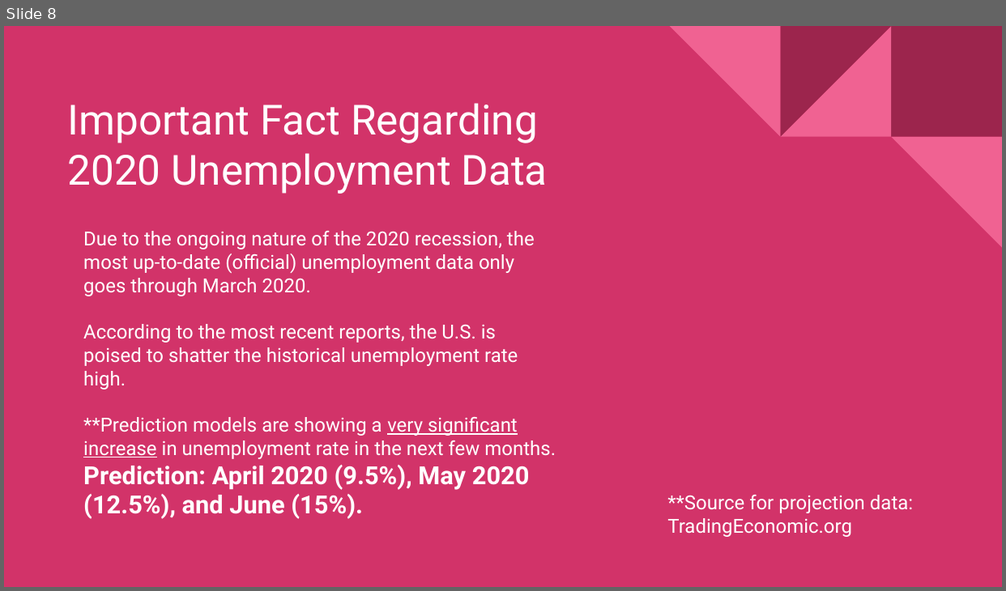
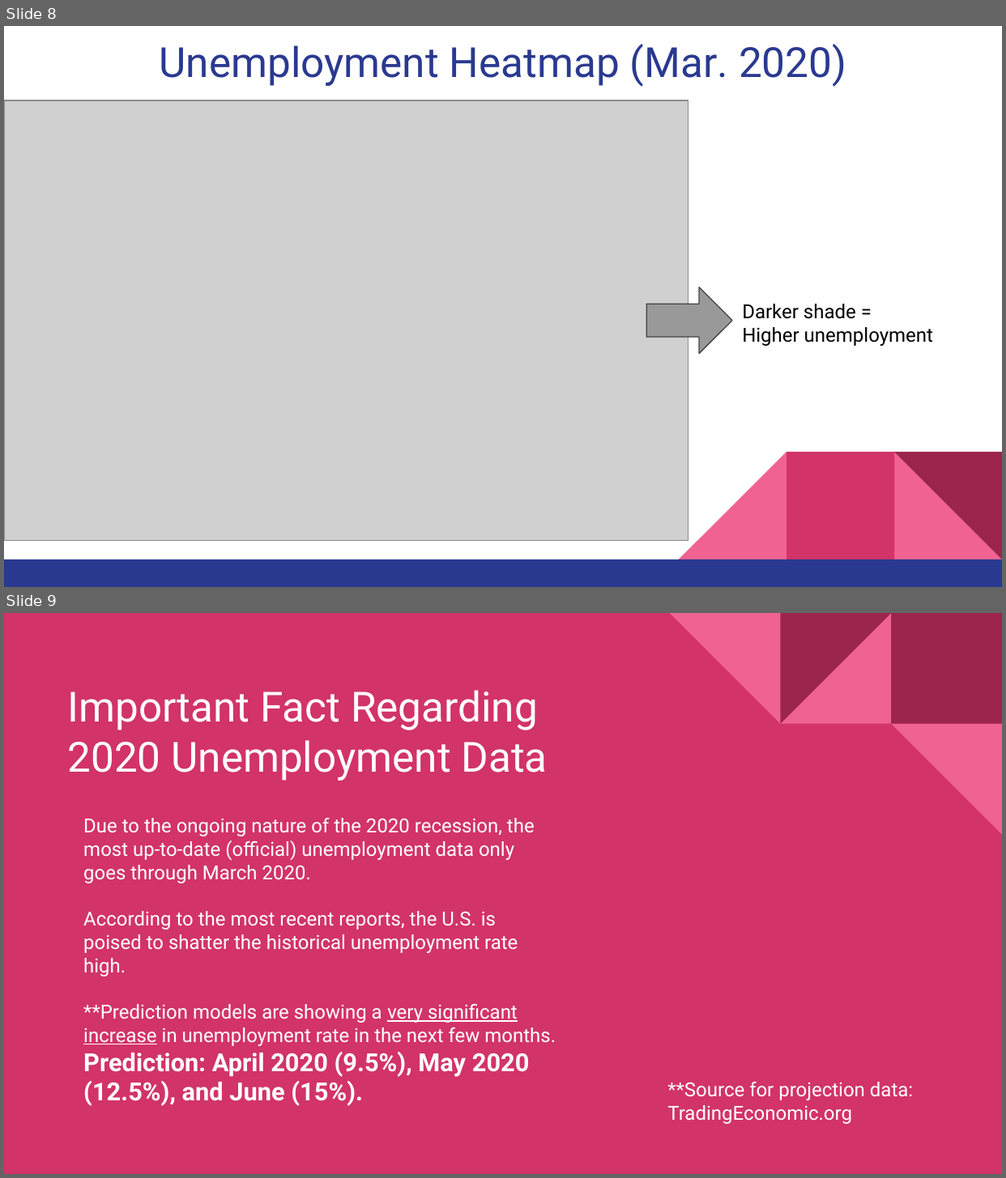
Before and after one commit to NachoKingP/Project1-2020, a slide deck: Project1_Presentation_Finalized.pptx. Shown one above the other, each under a label of ours: slide 8 before the commit, slides 8 and 9 after it. The pictures are 1006x591 and 1006x1178 pixels, drawn with LibreOffice and Linux fonts; fonts in the diff are those of the drawing; grey boxes stand for pictures. Boxes give left, top, right and bottom in pixels: in the first picture for what was removed or moved away, otherwise in the second. Text is boxed around its words. In the diff, an @@ line names an element or a change of style, - is before the commit and + after.

Commit message:
Added MArch Unemployment heatmap to .ppt.

```diff
--- a/Project1_Presentation_Finalized.pptx
+++ b/Project1_Presentation_Finalized.pptx
@@ slide 8 added at box(4, 26, 1002, 587), background #FFFFFF @@
@@ title added at box(160, 44, 846, 87), 30 pt, text #2A3990 @@
+Unemployment Heatmap (Mar. 2020)
@@ picture added at box(4, 101, 688, 541) @@
@@ right arrow added at box(646, 288, 732, 353), fill #999999, outline #434343 0.75 pt @@
@@ text added at box(742, 304, 933, 346), 14 pt, text #000000 @@
+Darker shade =
+Higher unemployment
@@ group added at box(4, 452, 1002, 587): 3 right triangles, 2 rectangles @@
@@ what was slide 8 is now slide 9 @@
```
